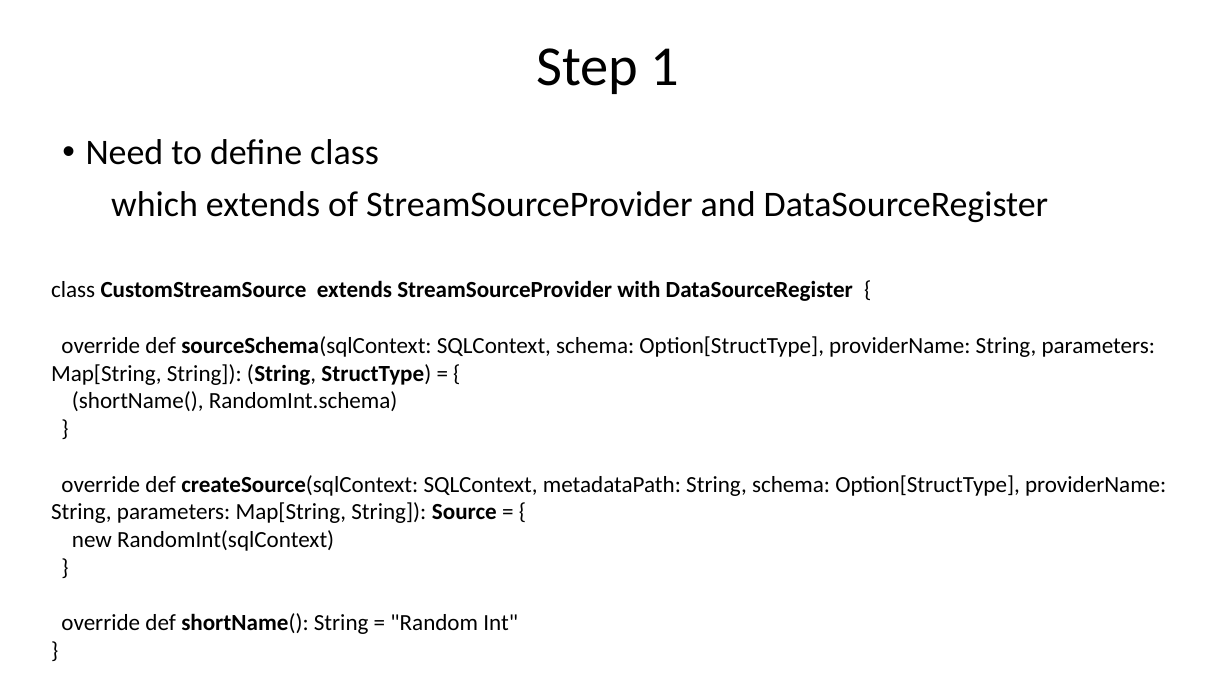
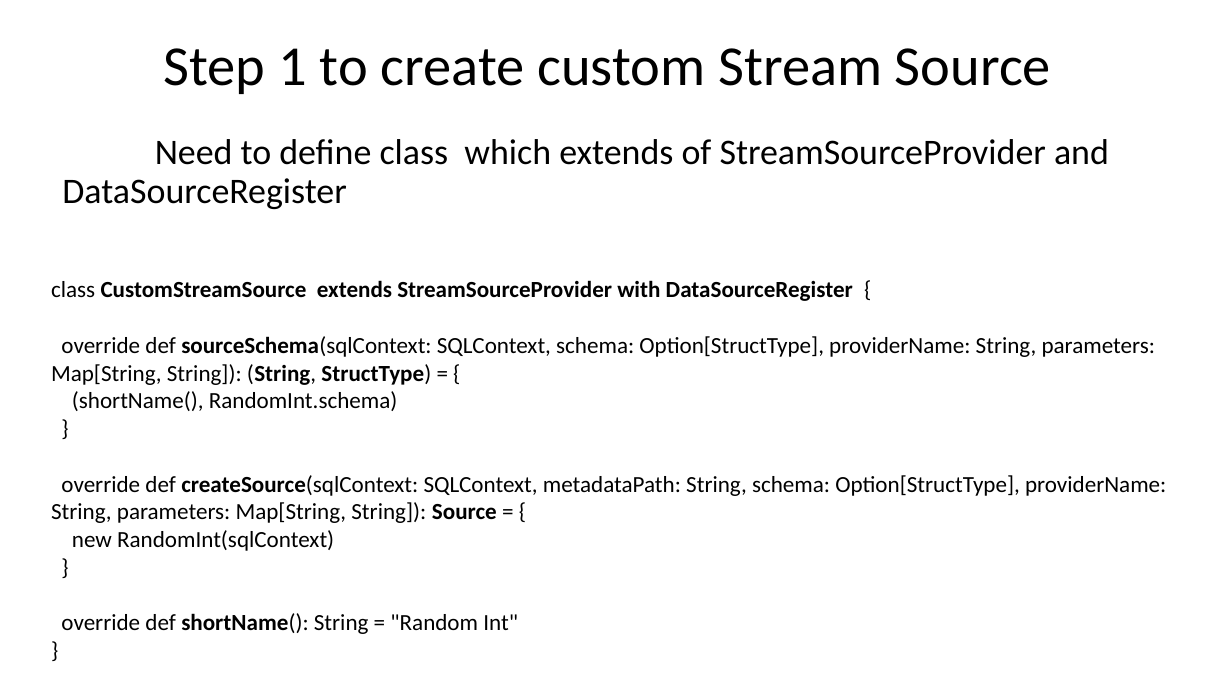
Before and after one commit to nkudinov/apache_spark_pptx, a slide deck: slide 6 of Spark_Custom_Stream_Sources.pptx (slide 5 before the commit). Drawn at 1232x693 pixels with LibreOffice and Linux fonts; fonts in the diff are those of the drawing. Boxes give left, top, right and bottom in pixels: in the first picture for what was removed or moved away, otherwise in the second. Text is boxed around its words. In the diff, an @@ line names an element or a change of style, - is before the commit and + after.

Commit message:
add custom stream source v1

```diff
--- a/Spark_Custom_Stream_Sources.pptx
+++ b/Spark_Custom_Stream_Sources.pptx
@@ title at [164, 48, 1051, 94]: text changed @@
-Step 1
+Step 1 to create custom Stream Source
@@ text at [62, 139, 1109, 209]: text changed @@
-• Need to define class
-which extends of StreamSourceProvider and DataSourceRegister
+Need to define class which extends of StreamSourceProvider and DataSourceRegister
```
Also in this commit, not shown: 3 other slides changed, 1 slide added.
